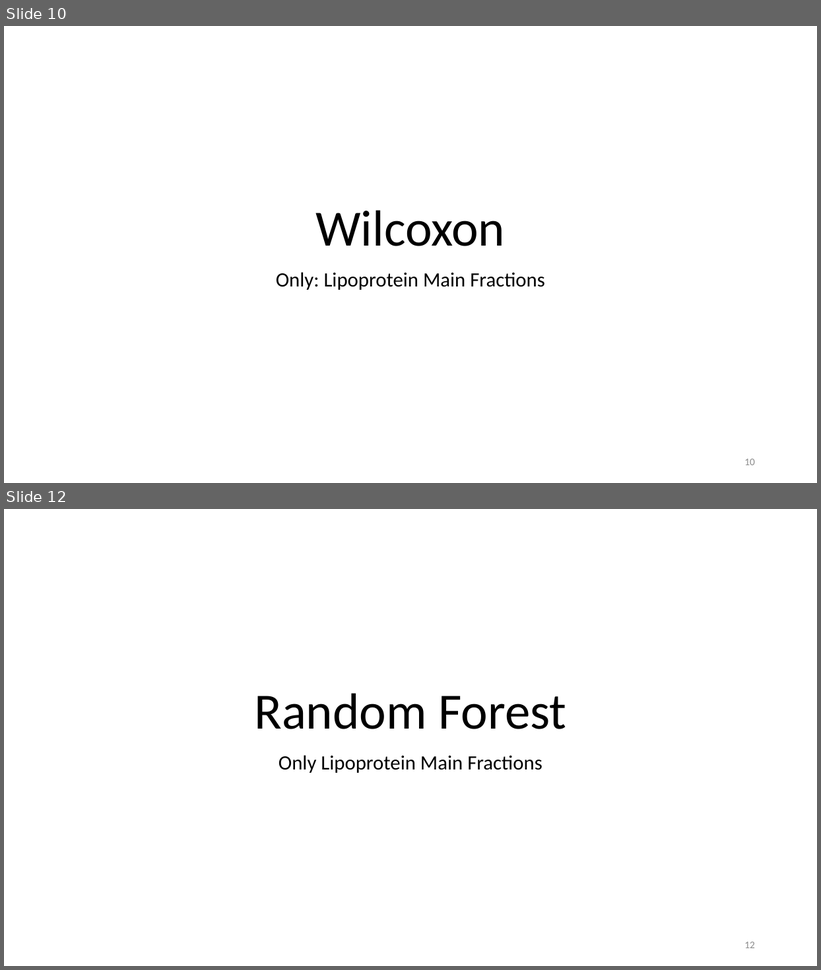
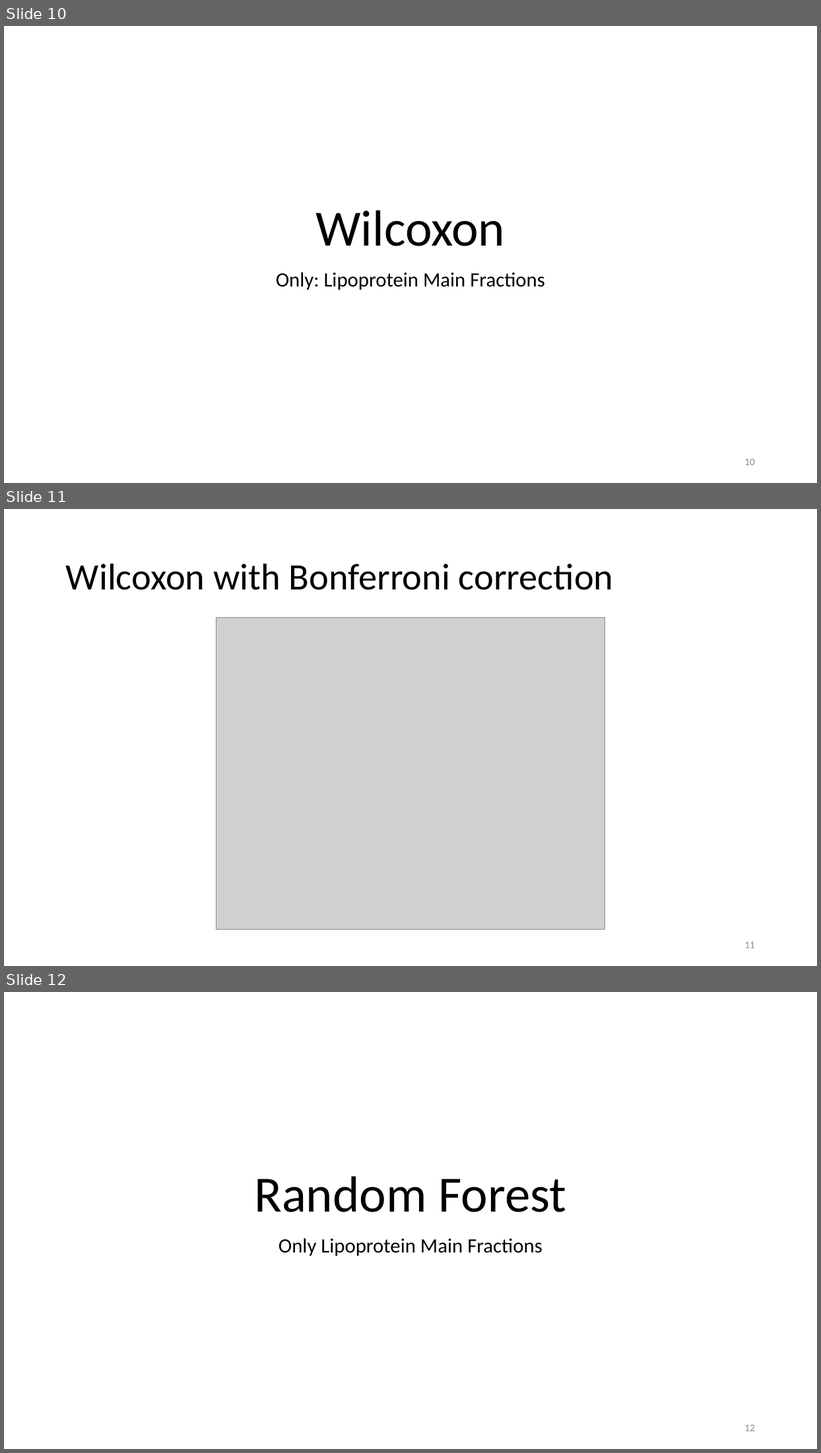
Before and after one commit to Yasmijnb/Git_Research-Practice, a slide deck: Results.pptx. Shown one above the other, each under a label of ours: slides 10 and 12 before the commit, slides 10, 11 and 12 after it; the slides between them are not shown. The pictures are 821x970 and 821x1453 pixels, drawn with LibreOffice and Linux fonts; fonts in the diff are those of the drawing; grey boxes stand for pictures. Boxes give left, top, right and bottom in pixels: in the first picture for what was removed or moved away, otherwise in the second. Text is boxed around its words. In the diff, an @@ line names an element or a change of style, - is before the commit and + after.

```diff
--- a/Results.pptx
+++ b/Results.pptx
@@ slide 11 added at [4, 509, 817, 966], background #FFFFFF @@
@@ title added at [66, 563, 614, 590], 44 pt, text #000000 @@
+Wilcoxon with Bonferroni correction
@@ picture added at [216, 618, 605, 929] @@
@@ page number added at [745, 942, 755, 949], 12 pt, text #8C8C8C @@
+11
```
Also in this commit, not shown: 2 slides changed, 8 other slides added, 9 slides removed, 4 other files.
